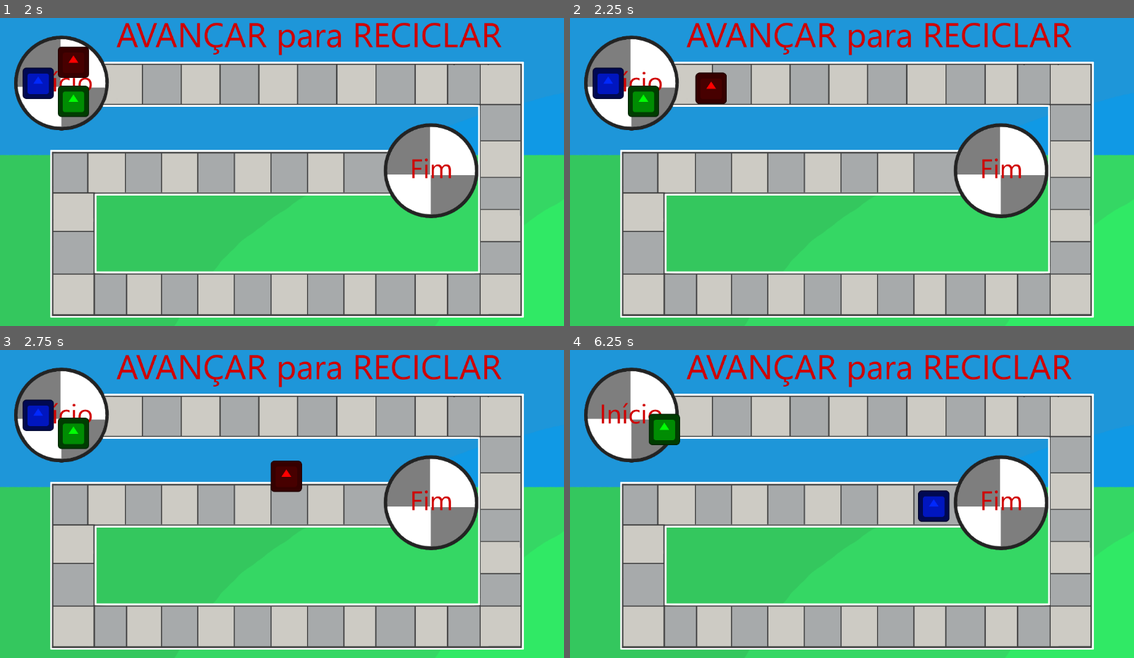
Above: before the commit, frames 1-4 (two rows, left to right).
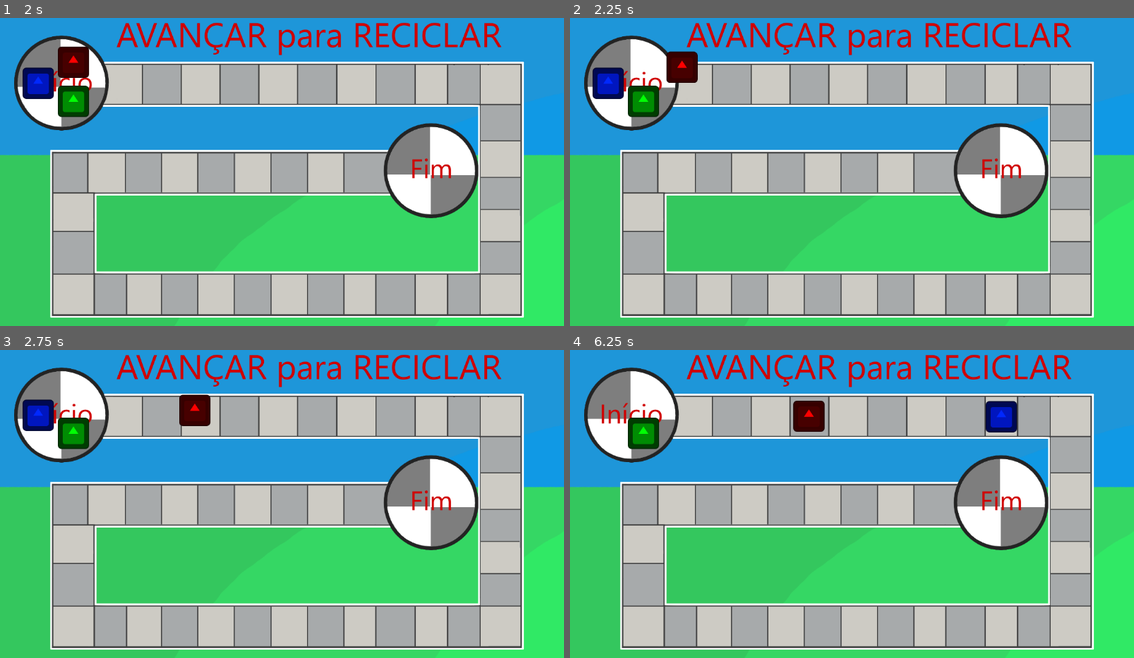
Above: after the commit, the same moments.

Repository: LitheFulminare/avancar-para-reciclar-XP5
Game: Godot game, scene res://Scenes/Game/game_scene.tscn
Same seed, same stepped clock (60 frames per second), same inputs: the game is played once before the commit and once after it. The engine's default icon, where the game draws it, is replaced by a stand-in: a white triangle on a blue panel in a dark square.
Inputs:
- Up to frame 1 (2 s): tap Enter at 0.5 s; hold Space (Confirm) 0.53-1.28 s; tap Space (Confirm) at 1.35 s
- Up to frame 2 (2.25 s): tap Space (Confirm) at 2 s; hold Space (Confirm) from 2.03 s (still down)
- Up to frame 3 (2.75 s): keep holding Space (Confirm)
- Up to frame 4 (6.25 s): release Space (Confirm) at 2.78 s; tap Space (Confirm) at 2.85, 4.35, 5, 5.85 s; hold Space (Confirm) 3.53-4.28 s; hold Space (Confirm) 5.03-5.78 s

Frame 1 is identical in both runs. In frame 2, 1.1% of the frame differs, in the area x 17-28%, y 10-28%; in frame 3, 1.1%; in frame 4, 2.6%, in the area x 10-80%, y 16-56%.

Commit message:
removed debug hard-coded dice rolls

Diff:
--- a/avancar para reciclar/Scripts/Managers/round_manager.gd
+++ b/avancar para reciclar/Scripts/Managers/round_manager.gd
@@ -65,12 +65,12 @@
 			current_round_state = round_states.first_dice_roll
 
 		round_states.first_dice_roll:
-			first_dice_result = 21#GameManager.roll_dice(1, 6)
+			first_dice_result = GameManager.roll_dice(1, 6)
 			print("First dice roll: " + str(first_dice_result))
 			current_round_state = round_states.second_dice_roll
 
 		round_states.second_dice_roll:
-			second_dice_result = 20# GameManager.roll_dice(1, 6)
+			second_dice_result = GameManager.roll_dice(1, 6)
 			total_dice_result = first_dice_result + second_dice_result
 			print("Second dice roll: " + str(second_dice_result))
 			# if there is a special item that makes the player roll another dice I could
